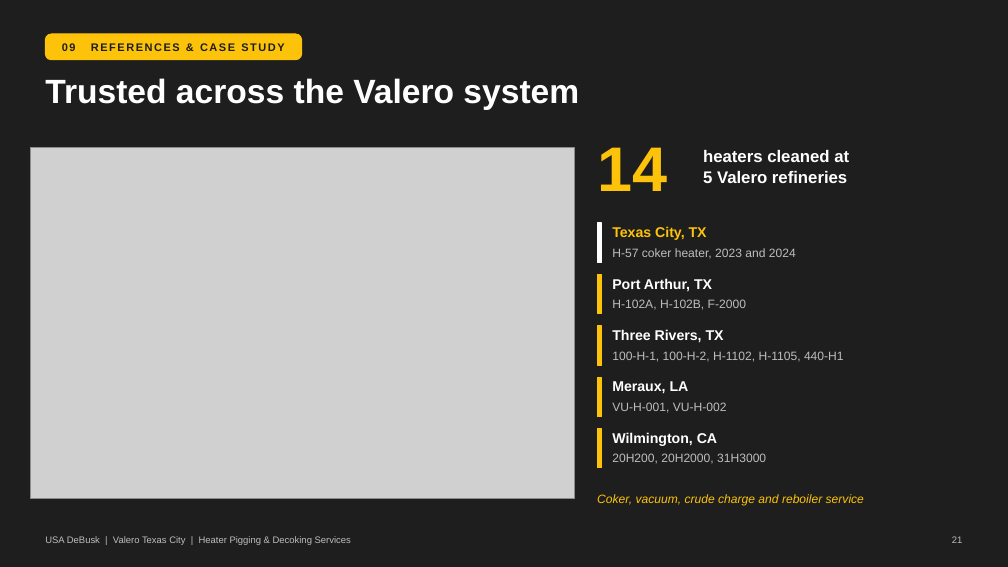
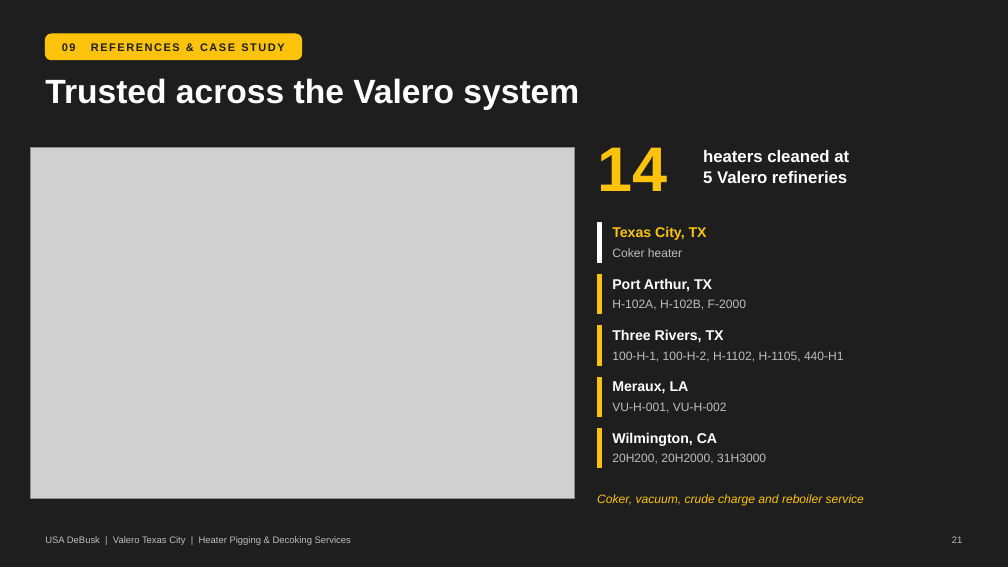
Before and after one commit to TheSkinz/obsidian-work, a slide deck: slide 21 of 02-facilities/Valero/Texas-City-TX/pigging-capabilities-presentation/Valero_TXC_Pigging_Capabilities.pptx. Drawn at 1008x567 pixels with LibreOffice and Linux fonts; fonts in the diff are those of the drawing; grey boxes stand for pictures. Boxes give left, top, right and bottom in pixels: in the first picture for what was removed or moved away, otherwise in the second. Text is boxed around its words. In the diff, an @@ line names an element or a change of style, - is before the commit and + after.

```diff
--- a/02-facilities/Valero/Texas-City-TX/pigging-capabilities-presentation/Valero_TXC_Pigging_Capabilities.pptx
+++ b/02-facilities/Valero/Texas-City-TX/pigging-capabilities-presentation/Valero_TXC_Pigging_Capabilities.pptx
@@ text at (612, 248, 682, 257): text changed @@
-H-57 coker heater, 2023 and 2024
+Coker heater
```
Also in this commit, not shown: 1 other slide changed, 4 other files.
